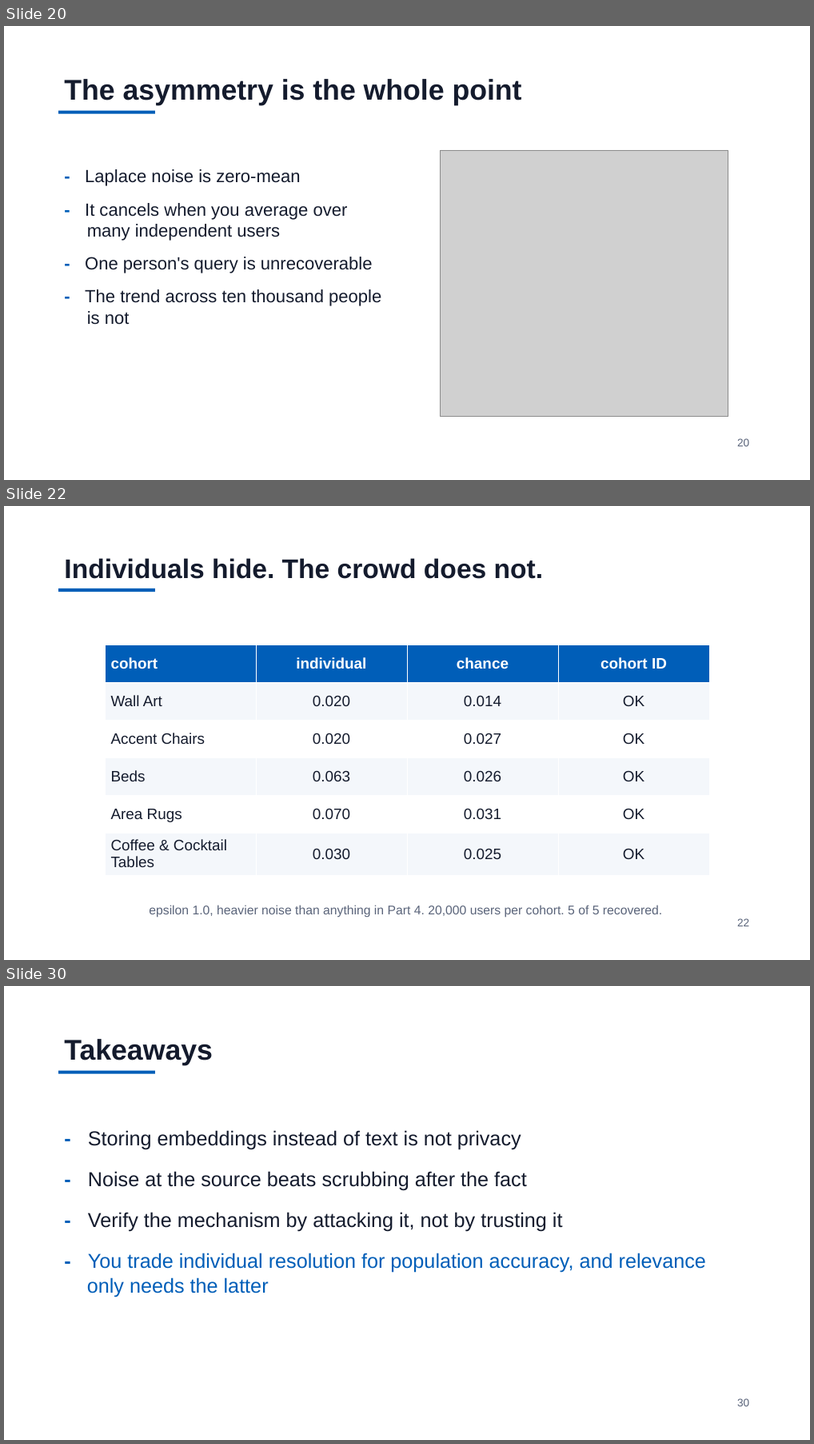
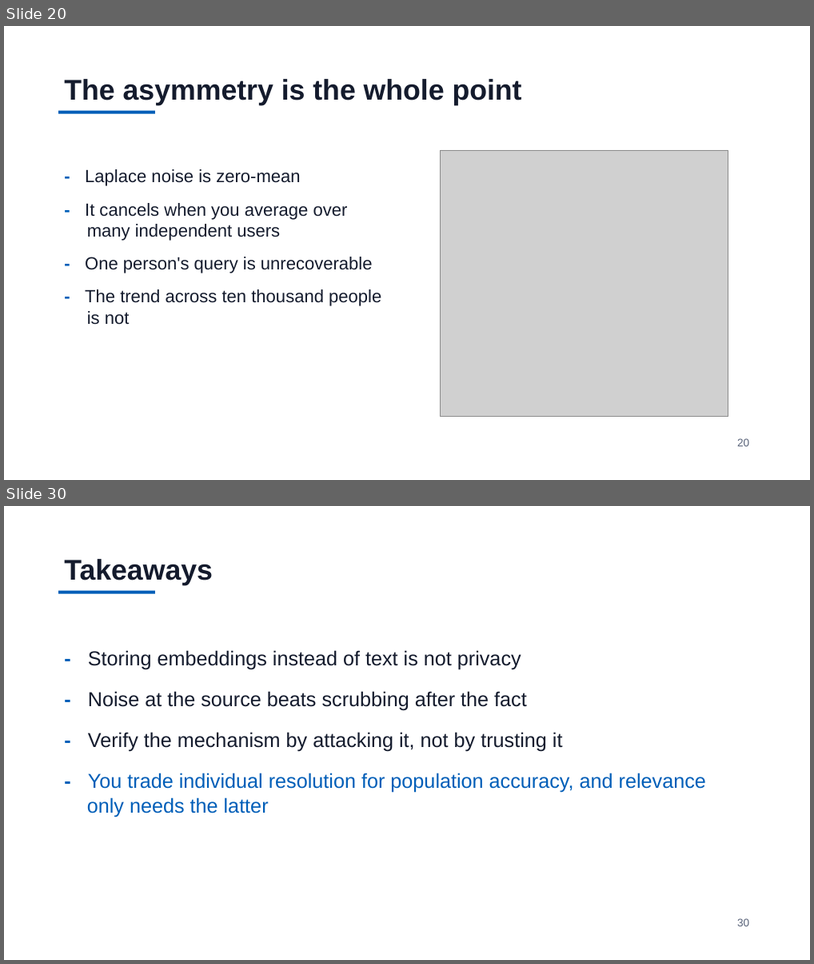
Before and after one commit to jzonthemtn/ldp-for-search, a slide deck: ldp_for_search_slides.pptx. Shown one above the other, each under a label of ours: slides 20, 22 and 30 before the commit, slides 20 and 30 after it; the slides between them are not shown. The pictures are 814x1444 and 814x964 pixels, drawn with LibreOffice and Linux fonts; fonts in the diff are those of the drawing; grey boxes stand for pictures. Boxes give left, top, right and bottom in pixels: in the first picture for what was removed or moved away, otherwise in the second. Text is boxed around its words. In the diff, an @@ line names an element or a change of style, - is before the commit and + after.

```diff
--- a/ldp_for_search_slides.pptx
+++ b/ldp_for_search_slides.pptx
@@ slide 22 removed at (4, 506, 810, 960), background #FFFFFF @@
@@ text removed at (64, 558, 544, 579) @@
-Individuals hide. The crowd does not.
@@ rectangle removed at (58, 588, 155, 592) @@
@@ table removed at (105, 645, 710, 870), 6 rows, 4 columns @@
-cohort | individual | chance | cohort ID
-Wall Art | 0.020 | 0.014 | OK
-Accent Chairs | 0.020 | 0.027 | OK
-Beds | 0.063 | 0.026 | OK
-Area Rugs | 0.070 | 0.031 | OK
-Coffee & Cocktail Tables | 0.030 | 0.025 | OK
@@ text removed at (149, 904, 662, 917) @@
-epsilon 1.0, heavier noise than anything in Part 4. 20,000 users per cohort. 5 of 5 recovered.
@@ text removed at (738, 918, 750, 926) @@
-22
```
Also in this commit, not shown: 10 slides changed, 2 slides added, 1 other slide removed, 8 other files.
